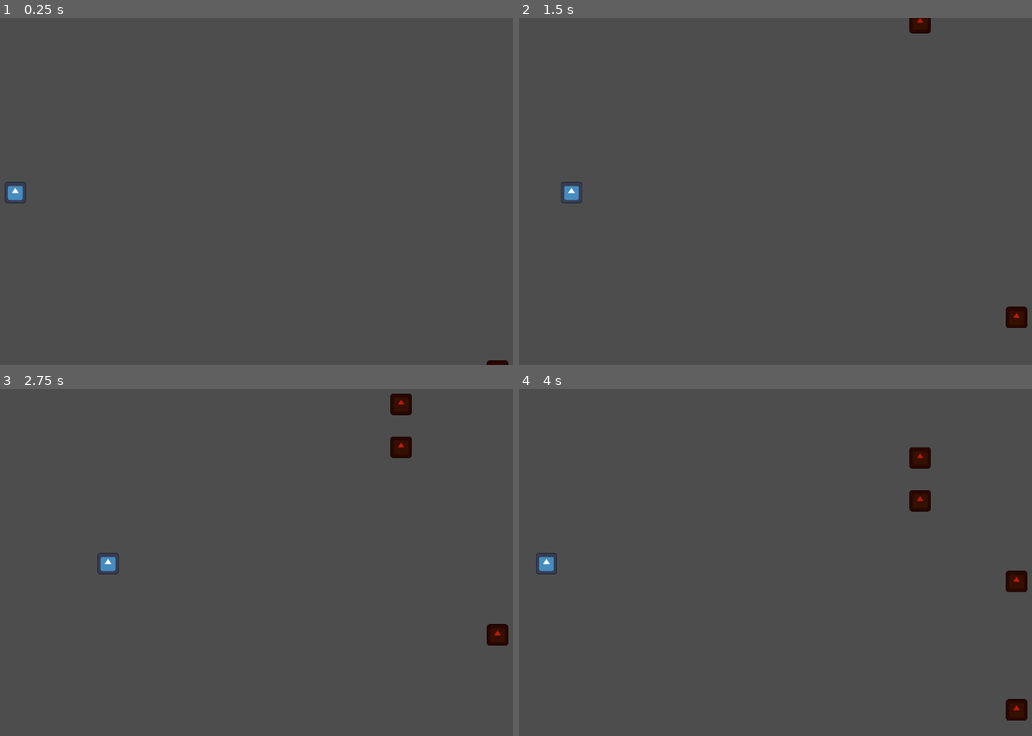
Above: before the commit, frames 1-4 (two rows, left to right).
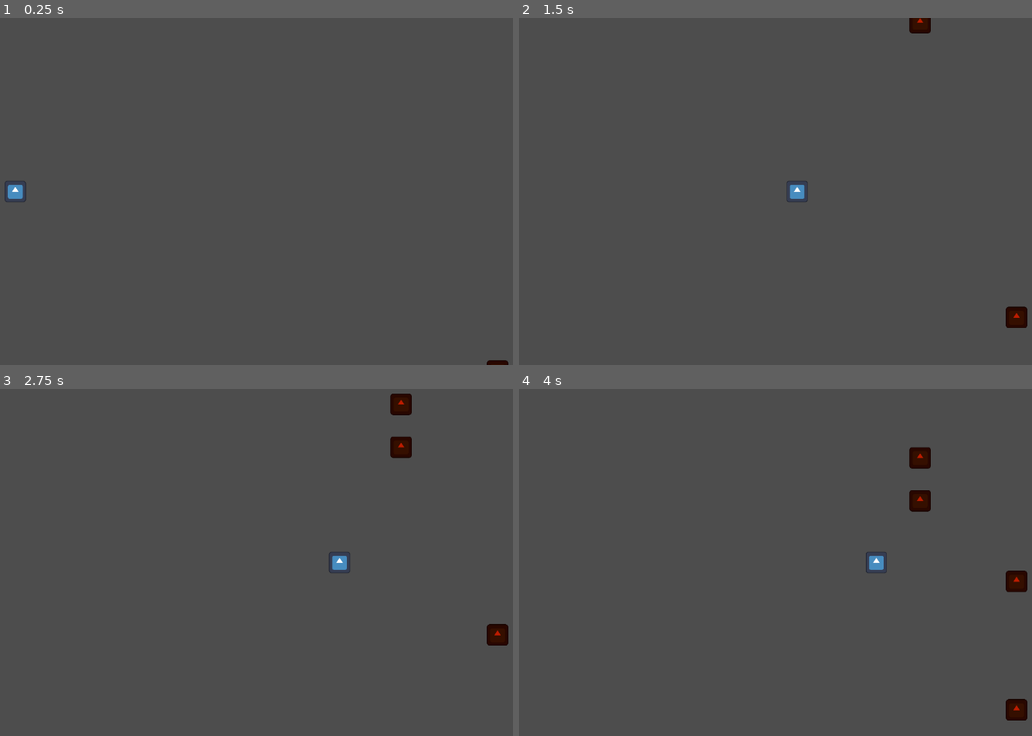
Above: after the commit, the same moments.

Repository: AuroraFreire/horizons-europa
Game: Godot game, scene res://world.tscn
Same seed, same stepped clock (60 frames per second), same inputs: the game is played once before the commit and once after it. The engine's default icon, where the game draws it, is replaced by a stand-in: a white triangle on a blue panel in a dark square.
Inputs:
- Up to frame 1 (0.25 s): no input
- Up to frame 2 (1.5 s): hold D (right) 0.53-1.28 s; hold A (left) from 1.28 s (still down)
- Up to frame 3 (2.75 s): release A (left) at 2.03 s; hold D (right) from 2.03 s (still down)
- Up to frame 4 (4 s): release D (right) at 3.53 s; hold A (left) from 3.53 s (still down)

The runs differ from the first frame. In frame 1, less than 0.1% of the frame differs, in the area x 0-6%, y 46-54%; in frame 2, 0.3%; in frame 3, 0.3%, in the area x 18-69%, y 46-54%; in frame 4, 0.3%.

Commit message:
dont allow moving when lerping between two lanes

Diff:
--- a/player.gd
+++ b/player.gd
@@ -10,17 +10,21 @@
 	position_offset = position
 	target_pos = position.x
 
+func _process(delta: float) -> void:
+	var can_move = abs(position.x-target_pos) < 25
 
-func _process(delta: float) -> void:
-	if Input.is_action_just_pressed("right"):
-		lane_index += 1
-	if Input.is_action_just_pressed("left"):
-		lane_index -= 1
+	if can_move:
+		if Input.is_action_pressed("right"):
+			lane_index += 1
+		if Input.is_action_pressed("left"):
+			lane_index -= 1
 	lane_index = clamp(lane_index,0,lanes_amount-1)
 
 	target_pos = lane_index*lanes_distance+position_offset.x
 
+	# smoothly lerp to new target position
 	position.x = lerp(position.x,target_pos,1.0-0.01**(delta))
+
 
 
 func _on_area_2d_area_entered(area: Area2D) -> void:
--- a/world.tscn
+++ b/world.tscn
@@ -3,10 +3,10 @@
 [ext_resource type="PackedScene" uid="uid://cbfxu4pgr1ea6" path="res://player.tscn" id="1_f3sb7"]
 [ext_resource type="Script" uid="uid://bnq80bt5ckng5" path="res://enemy_spawner.gd" id="3_tlwt5"]
 
-[node name="Node2D" type="Node2D" unique_id=906349818]
+[node name="World" type="Node2D" unique_id=906349818]
 
 [node name="Player" parent="." unique_id=479148630 instance=ExtResource("1_f3sb7")]
-position = Vector2(-242, 1)
+position = Vector2(-242, 0)
 
 [node name="Camera2D" type="Camera2D" parent="." unique_id=754316296]
 zoom = Vector2(2, 2)
